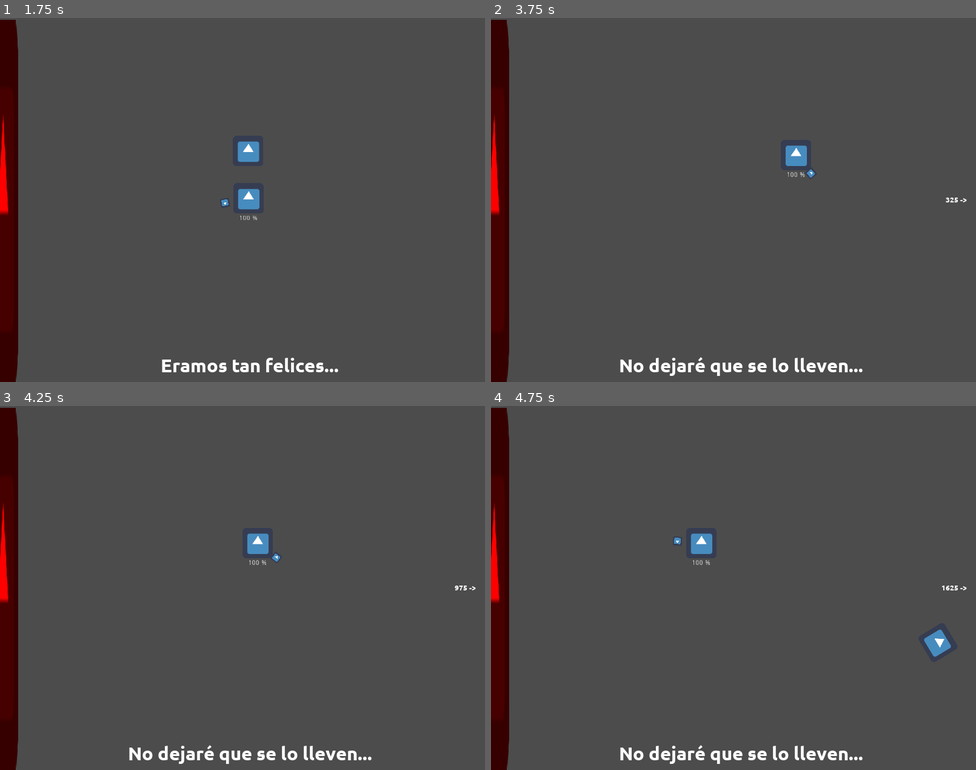
Above: before the commit, frames 1-4 (two rows, left to right).
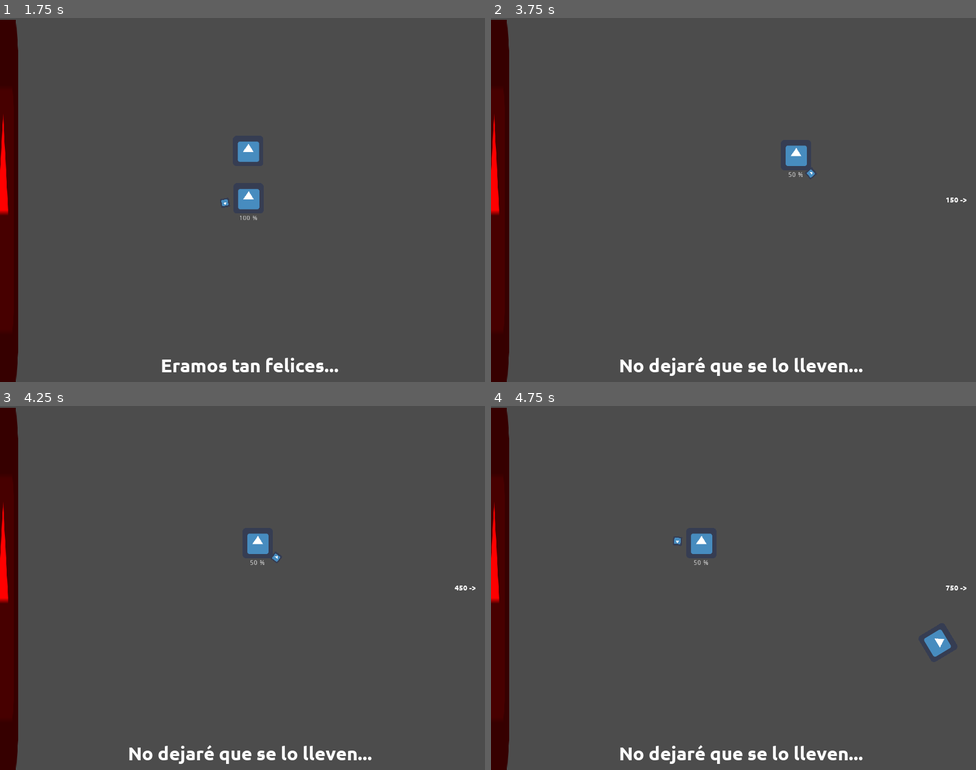
Above: after the commit, the same moments.

Repository: moisesjbc/cinco-etapas
Game: Godot game, scene res://scenes/main_scene/main_scene.tscn
The game is run twice, just before and just after one commit, with the same random seed, the same clock (stepped at 60 frames per second) and the same inputs. The engine's default icon, where the game draws it, is replaced by a stand-in: a white triangle on a blue panel in a dark square.
Inputs (mouse positions are in pixels of both pictures, inside the frame that each line leads up to):
- Up to frame 1 (1.75 s): tap Enter at 0.5 s; move the mouse to (349, 181) at 0.52 s; hold Right (ui_right) 0.53-1.28 s; move the mouse to (145, 218) at 1.27 s; hold Down (ui_down) from 1.28 s (still down)
- Up to frame 2 (3.75 s): move the mouse to (782, 119) at 2.02 s; release Down (ui_down) at 2.03 s; hold Right (ui_right) 2.03-2.78 s; move the mouse to (709, 272) at 2.77 s; hold Up (ui_up) 2.78-3.53 s; move the mouse to (879, 254) at 3.52 s; hold Left (ui_left) from 3.53 s (still down)
- Up to frame 3 (4.25 s): keep holding Left (ui_left)
- Up to frame 4 (4.75 s): keep holding Left (ui_left); move the mouse to (588, 533) at 4.27 s

Frame 1 is identical in both runs. In frame 2, less than 0.1% of the frame differs, in the area x 61-97%, y 42-51%; in frame 3, less than 0.1%; in frame 4, less than 0.1%, in the area x 41-97%, y 42-51%.

Commit message:
Minor fixes + 50 hp reduction on loose

Diff:
--- a/godot-project/scenes/loved_one/loved_one.gd
+++ b/godot-project/scenes/loved_one/loved_one.gd
@@ -13,3 +13,6 @@
 
 func real_global_position():
 	return $sprite.global_position
+
+func _on_visibility_notifier_screen_exited():
+	set_physics_process(false)
--- a/godot-project/scenes/loved_one/loved_one.tscn
+++ b/godot-project/scenes/loved_one/loved_one.tscn
@@ -8,6 +8,7 @@
 
 [node name="loved_one" type="KinematicBody2D"]
 script = ExtResource( 2 )
+traveling_speed = 800
 
 [node name="sprite" type="Sprite" parent="."]
 position = Vector2( 0, -100 )
@@ -16,3 +17,6 @@
 [node name="collision_shape" type="CollisionShape2D" parent="."]
 position = Vector2( 0, -100 )
 shape = SubResource( 1 )
+
+[node name="visibility_notifier" type="VisibilityNotifier2D" parent="."]
+[connection signal="screen_exited" from="visibility_notifier" to="." method="_on_visibility_notifier_screen_exited"]
--- a/godot-project/scenes/main_scene/main_scene.gd
+++ b/godot-project/scenes/main_scene/main_scene.gd
@@ -3,11 +3,11 @@
 var current_stage: int = -1
 var distance_to_loved_one = 0
 var death_right
+var loved_one
 
 onready var current_state
 
 func _ready():
-	print("READY")
 	get_tree().paused = false
 	change_state("state_0_loss")
 
--- a/godot-project/scenes/main_scene/main_scene.tscn
+++ b/godot-project/scenes/main_scene/main_scene.tscn
@@ -12,7 +12,6 @@
 [ext_resource path="res://scenes/main_scene/states/state_2_anger.gd" type="Script" id=10]
 [ext_resource path="res://scenes/main_scene/states/state_3_bargaining.gd" type="Script" id=11]
 [ext_resource path="res://scenes/main_scene/states/state_4_depression.gd" type="Script" id=12]
-[ext_resource path="res://scenes/loved_one/loved_one.tscn" type="PackedScene" id=13]
 [ext_resource path="res://scenes/main_scene/states/state_4_depression_act_1.gd" type="Script" id=14]
 [ext_resource path="res://scenes/main_scene/states/state_4_depression_act_2.gd" type="Script" id=15]
 [ext_resource path="res://scenes/main_scene/states/state_5_acceptance_act_0.gd" type="Script" id=16]
@@ -59,9 +58,6 @@
 "_edit_use_anchors_": false
 }
 
-[node name="loved_one" parent="." instance=ExtResource( 13 )]
-position = Vector2( 1198.79, 407.454 )
-
 [node name="state_0_loss" type="Node2D" parent="."]
 script = ExtResource( 8 )
 
--- a/godot-project/scenes/main_scene/states/state_0_loss.gd
+++ b/godot-project/scenes/main_scene/states/state_0_loss.gd
@@ -6,7 +6,7 @@
 	state_machine.get_node("story_gui").set_text("Eramos tan felices...", null, funcref(self, "loose_loved_one"))
 
 func loose_loved_one():
-	state_machine.get_node("player").loose_loved_one()
+	state_machine.loved_one = state_machine.get_node("player").loose_loved_one()
 	state_machine.get_node("stage_timer").start(1.5)
 
 func timeout():
--- a/godot-project/scenes/main_scene/states/state_1_denial.gd
+++ b/godot-project/scenes/main_scene/states/state_1_denial.gd
@@ -3,20 +3,17 @@
 var state_machine
 
 onready var player = get_node("/root/main_scene/player")
-
+var loved_one
 
 func start():
 	state_machine.get_node("story_gui").set_text("No dejaré que se lo lleven...", null, null)
 	state_machine.get_node("meteorites_respawn").enable()
 	state_machine.get_node("stage_timer").start(2)
+	loved_one = state_machine.loved_one
 
 func process(delta):
-	var loved_one = get_node("/root/main_scene/loved_one")
-	print("loved one speed: " + str(loved_one.traveling_speed))
-	print("player: " + str(player.traveling_speed))
 	state_machine.distance_to_loved_one = max(state_machine.distance_to_loved_one + (loved_one.traveling_speed - player.traveling_speed) * delta, 0)
 	state_machine.get_node("distance_label").text = str(int(state_machine.distance_to_loved_one)) + " ->"
 
 func timeout():
 	state_machine.change_state("state_2_anger")
-	print("timeout")
--- a/godot-project/scenes/main_scene/states/state_4_depression.gd
+++ b/godot-project/scenes/main_scene/states/state_4_depression.gd
@@ -2,7 +2,6 @@
 
 var state_machine
 onready var player = get_node("/root/main_scene/player")
-onready var loved_one = get_node("/root/main_scene/loved_one")
 onready var death = get_node("/root/main_scene/death")
 var player_final_position = Vector2(150.0, 368.0)
 var loved_one_final_position = Vector2(500.0, 470.0)
@@ -24,9 +23,10 @@
 	if player.global_position.distance_to(player_final_position) > 30:
 		all_in_position = false
 		player.move_and_collide((player_final_position - player.global_position).normalized() * 300 * delta)
-	if loved_one.global_position.distance_to(loved_one_final_position) > 30:
+	print("state_machine.loved_one.global_position " + str(state_machine.loved_one.global_position))
+	if state_machine.loved_one.global_position.distance_to(loved_one_final_position) > 30:
 		all_in_position = false
-		loved_one.move_and_collide((loved_one_final_position - loved_one.global_position).normalized() * 300 * delta)
+		state_machine.loved_one.move_and_collide((loved_one_final_position - state_machine.loved_one.global_position).normalized() * 300 * delta)
 	if death.global_position.distance_to(death_final_position) > 30:
 		all_in_position = false
 		death.move_and_collide((death_final_position - death.global_position).normalized() * 300 * delta)
--- a/godot-project/scenes/main_scene/states/state_4_depression_act_1.gd
+++ b/godot-project/scenes/main_scene/states/state_4_depression_act_1.gd
@@ -15,7 +15,7 @@
 func start():
 	player = state_machine.get_node("/root/main_scene/player")
 	player_final_position = state_machine.get_node("/root/main_scene/loved_one").real_global_position()
-	loved_one = state_machine.get_node("/root/main_scene/loved_one")
+	loved_one = state_machine.loved_one
 
 	death_left = get_node("/root/main_scene/death")
 	death_left_final_position = Vector2(300, death_left.global_position.y)
--- a/godot-project/scenes/meteorite/meteorite.gd
+++ b/godot-project/scenes/meteorite/meteorite.gd
@@ -13,8 +13,9 @@
 
 func _physics_process(delta):
 	rotate(random_rotation)
-	var collision = move_and_collide(velocity * (speed + player.travelling_speed_delta() * 0.1) * delta)
-	if destroy_on_collision and collision:
-		if collision.collider.name == "player":
-			collision.collider.meteorite_hit()
-		queue_free()
+	if player:
+		var collision = move_and_collide(velocity * (speed + player.travelling_speed_delta() * 0.1) * delta)
+		if destroy_on_collision and collision:
+			if collision.collider.name == "player":
+				collision.collider.meteorite_hit()
+			queue_free()
--- a/godot-project/scenes/player/player.gd
+++ b/godot-project/scenes/player/player.gd
@@ -93,10 +93,12 @@
 func loose_loved_one():
 	position = $loved_one.global_position
 	var loved_one = $loved_one
+	take_damage(50)
 	remove_child(loved_one)
 	get_node("/root/main_scene").add_child(loved_one)
 	loved_one.global_position = position
 	loved_one.die()
+	return loved_one
 
 func sacrifice():
 	take_damage(damage_per_sacrifice)
Not shown: 1 places in godot-project/scenes/main_scene/main_scene.tscn that only renumber resources
